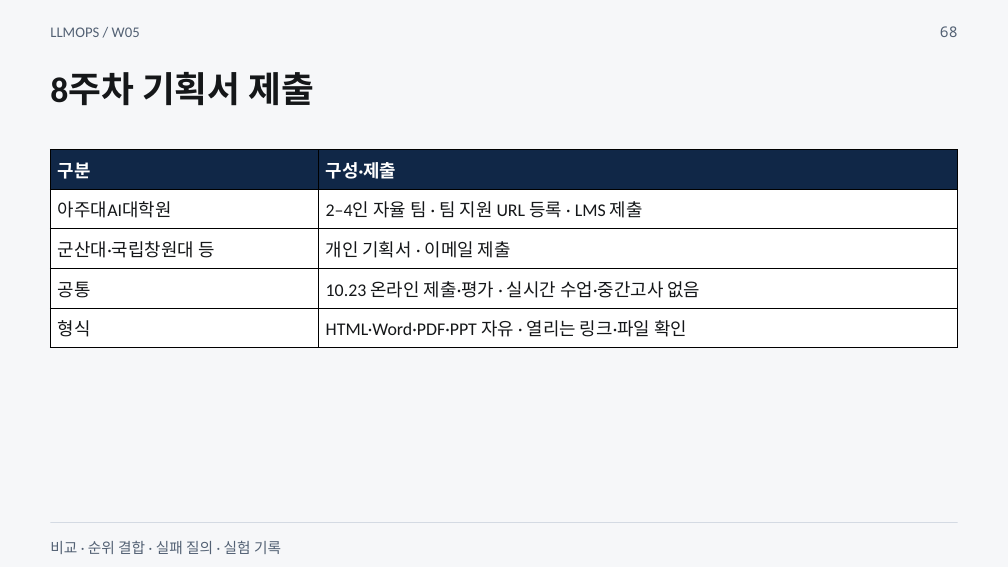
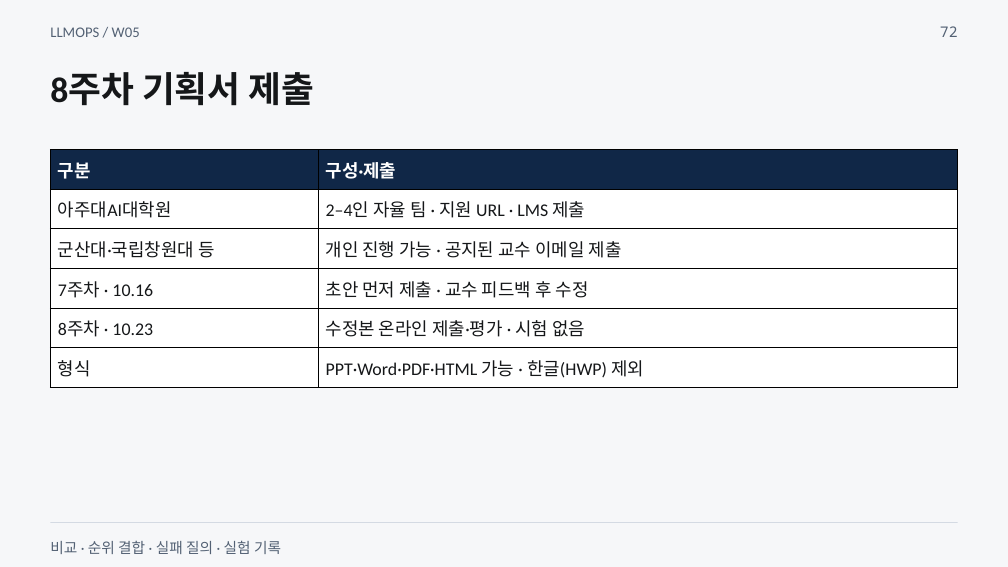
Before and after one commit to smilesjcha/llmops-16week, a slide deck: slide 72 of week05/lecture/05_week5_search_quality.pptx (slide 68 before the commit). Drawn at 1008x567 pixels with LibreOffice and Linux fonts; fonts in the diff are those of the drawing. Boxes give left, top, right and bottom in pixels: in the first picture for what was removed or moved away, otherwise in the second. Text is boxed around its words. In the diff, an @@ line names an element or a change of style, - is before the commit and + after.

```diff
--- a/week05/lecture/05_week5_search_quality.pptx
+++ b/week05/lecture/05_week5_search_quality.pptx
@@ text at [940, 26, 958, 37]: text changed @@
-68
+72
@@ table at [51, 150, 958, 387] @@
-row 2: 아주대AI대학원 | 2–4인 자율 팀 · 팀 지원 URL 등록 · LMS 제출
-row 3: 군산대·국립창원대 등 | 개인 기획서 · 이메일 제출
-row 4: 공통 | 10.23 온라인 제출·평가 · 실시간 수업·중간고사 없음
-row 5: 형식 | HTML·Word·PDF·PPT 자유 · 열리는 링크·파일 확인
+row 2: 아주대AI대학원 | 2–4인 자율 팀 · 지원 URL · LMS 제출
+row 3: 군산대·국립창원대 등 | 개인 진행 가능 · 공지된 교수 이메일 제출
+row 4: 7주차 · 10.16 | 초안 먼저 제출 · 교수 피드백 후 수정
+row 5: 8주차 · 10.23 | 수정본 온라인 제출·평가 · 시험 없음
+row 6: 형식 | PPT·Word·PDF·HTML 가능 · 한글(HWP) 제외
```
Also in this commit, not shown: 69 other slides changed, 5 slides added, 46 other files.
